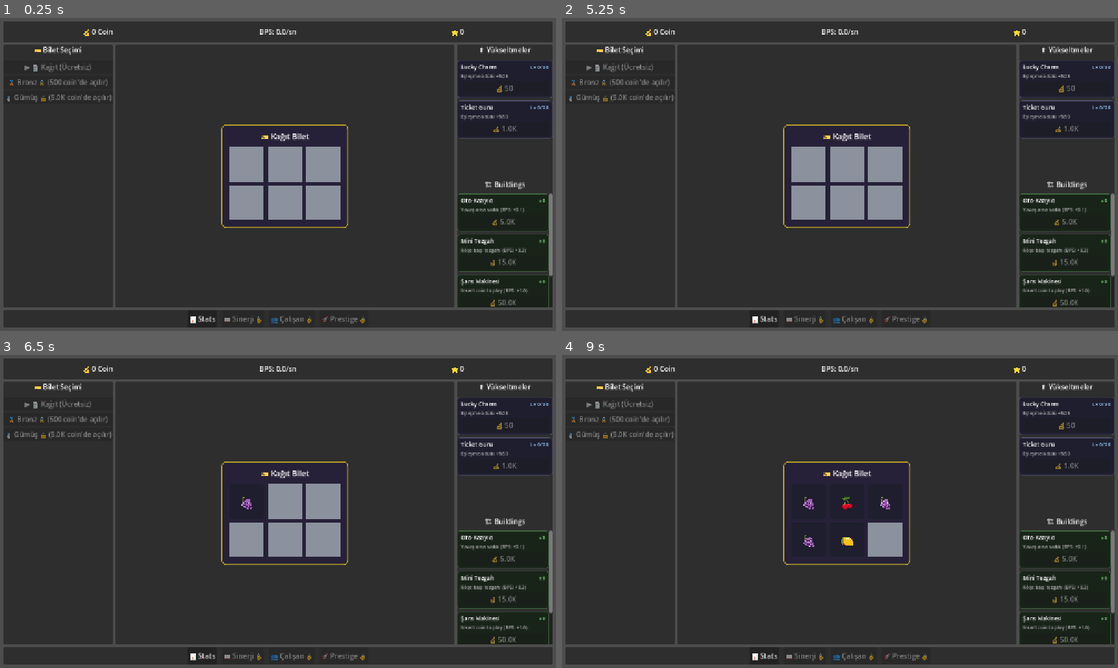
Above: before the commit, frames 1-4 (two rows, left to right).
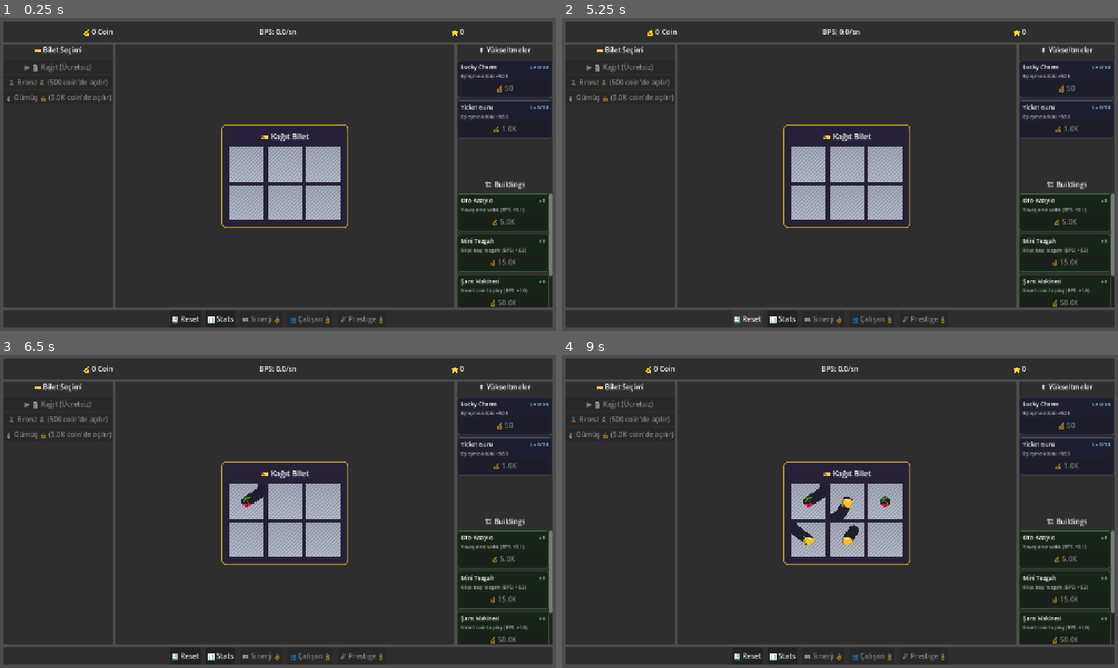
Above: after the commit, the same moments.

Repository: BYGGOLDENSTONE/scratch-and-rise
Game: Godot game, scene res://scenes/main/Main.tscn
Two runs of this game, one before a commit and one after it. Both use one fixed random seed, a clock stepped at 60 frames per second and the inputs below.
Inputs (mouse positions are in pixels of both pictures, inside the frame that each line leads up to):
- Up to frame 1 (0.25 s): no input
- Up to frame 2 (5.25 s): click "📊 Stats" at 0.5 s; click "Kapat" at 1.25 s; click "📊 Stats" at 2 s; click "Kapat" at 2.75 s; click "📊 Stats" at 3.5 s; click "Kapat" at 4.25 s; click (745, 318) at 5 s, where only the run after the commit has a clickable "🔄 Reset"
- Up to frame 3 (6.5 s): drag from (244, 502) to (333, 442) at 5.77 s
- Up to frame 4 (9 s): drag from (845, 502) to (812, 574) at 6.52 s; move the mouse to (884, 502) at 7.27 s; click (884, 502) at 7.42 s; drag from (806, 539) to (673, 464) at 8.02 s; drag from (845, 539) to (867, 511) at 8.77 s

The runs differ from the first frame. In frame 1, 2.5% of the frame differs, in the area x 31-69%, y 41-98%; in frame 2, 2.6%; in frame 3, 2.7%; in frame 4, 3.8%.

Commit message:
[R5] Kazıma shader'ı: mask tabanlı gerçekçi kazıma sistemi
Image mask + shader ile kademeli kazıma. Mouse hover yeterli,
simge baştan görünür, %65 eşikte fade-out. Reset butonu açıldı.

Co-Authored-By: Claude Opus 4.6 <noreply@anthropic.com>

Diff:
--- /dev/null
+++ b/assets/shaders/scratch_mask.gdshader
@@ -0,0 +1,24 @@
+shader_type canvas_item;
+
+uniform sampler2D mask_texture : filter_nearest;
+uniform vec4 cover_color : source_color = vec4(0.55, 0.57, 0.62, 1.0);
+uniform float metallic_strength : hint_range(0.0, 1.0) = 0.3;
+uniform float fade_alpha : hint_range(0.0, 1.0) = 1.0;
+
+void fragment() {
+	float mask_val = texture(mask_texture, UV).r;
+
+	// Metalik çizgi efekti — kaplama yüzeyine parlaklık ekler
+	float stripe = sin((UV.x + UV.y) * 60.0) * 0.5 + 0.5;
+	float metallic = mix(1.0, 1.0 + metallic_strength * stripe, mask_val);
+
+	// Hafif gradyan parlaklık
+	float gradient = mix(0.95, 1.05, UV.y);
+
+	vec3 col = cover_color.rgb * metallic * gradient;
+
+	// Kenar yumuşatma — mask geçiş bölgesini smooth yap
+	float alpha = smoothstep(0.0, 0.15, mask_val) * fade_alpha;
+
+	COLOR = vec4(col, alpha);
+}
--- a/project.godot
+++ b/project.godot
@@ -27,6 +27,10 @@
 window/size/viewport_height=720
 window/stretch/mode="canvas_items"
 
+[input_devices]
+
+pointing/emulate_touch_from_mouse=true
+
 [rendering]
 
 renderer/rendering_method="gl_compatibility"
--- a/scenes/ticket/ScratchArea.tscn
+++ b/scenes/ticket/ScratchArea.tscn
@@ -1,6 +1,7 @@
-[gd_scene load_steps=3 format=3]
+[gd_scene load_steps=5 format=3]
 
 [ext_resource type="Script" path="res://scripts/ticket/scratch_area.gd" id="1"]
+[ext_resource type="Shader" path="res://assets/shaders/scratch_mask.gdshader" id="2"]
 
 [sub_resource type="StyleBoxFlat" id="area_bg"]
 bg_color = Color(0.12, 0.12, 0.18, 1)
@@ -8,6 +9,13 @@
 corner_radius_top_right = 6
 corner_radius_bottom_right = 6
 corner_radius_bottom_left = 6
+
+[sub_resource type="ShaderMaterial" id="cover_mat"]
+resource_local_to_scene = true
+shader = ExtResource("2")
+shader_parameter/cover_color = Color(0.55, 0.57, 0.62, 1)
+shader_parameter/metallic_strength = 0.3
+shader_parameter/fade_alpha = 1.0
 
 [node name="ScratchArea" type="Panel"]
 script = ExtResource("1")
@@ -21,14 +29,14 @@
 anchor_bottom = 1.0
 horizontal_alignment = 1
 vertical_alignment = 1
-visible = false
 mouse_filter = 2
 theme_override_font_sizes/font_size = 32
 
-[node name="Cover" type="ColorRect" parent="."]
+[node name="CoverRect" type="ColorRect" parent="."]
 layout_mode = 1
 anchors_preset = 15
 anchor_right = 1.0
 anchor_bottom = 1.0
 mouse_filter = 2
 color = Color(0.55, 0.57, 0.62, 1)
+material = SubResource("cover_mat")
--- a/scripts/main.gd
+++ b/scripts/main.gd
@@ -53,7 +53,7 @@
 
 	# Dev butonlarını gizle (debug için .tscn'den visible açılabilir)
 	dev_add_btn.visible = false
-	reset_btn.visible = false
+	reset_btn.visible = true
 
 	SaveManager.load_game()
 	_update_all_ui()
--- a/scripts/ticket/scratch_area.gd
+++ b/scripts/ticket/scratch_area.gd
@@ -1,15 +1,27 @@
 extends Panel
 
-## Tek bir kazıma alanı. Tıkla veya sürükle → sembol açılır.
+## Tek bir kazıma alanı. Mouse/parmak gezdirerek kazı → sembol parça parça görünür.
 
 signal area_scratched(area_index: int, symbol: String)
+
+const SCRATCH_RADIUS := 12
+const REVEAL_THRESHOLD := 0.65
+const LINE_STEP := 3.0
+const MASK_SIZE := 80
 
 var symbol: String = ""
 var area_index: int = 0
 var is_scratched: bool = false
 
+var _mask_image: Image
+var _mask_texture: ImageTexture
+var _total_pixels: int = 0
+var _cleared_pixels: int = 0
+var _last_scratch_pos: Vector2 = Vector2(-1, -1)
+var _revealed: bool = false
+
 @onready var _symbol_label: Label = $SymbolLabel
-@onready var _cover: ColorRect = $Cover
+@onready var _cover_rect: ColorRect = $CoverRect
 
 
 func setup(index: int, symbol_id: String, emoji: String) -> void:
@@ -18,31 +30,175 @@
 	_symbol_label.text = emoji
 
 
+func _ready() -> void:
+	# Simge baştan görünür — kapak shader'ı üstünü örter
+	_symbol_label.visible = true
+
+	# 80x80 beyaz mask oluştur (beyaz = kapalı, siyah = açık)
+	_mask_image = Image.create(MASK_SIZE, MASK_SIZE, false, Image.FORMAT_L8)
+	_mask_image.fill(Color.WHITE)
+	_total_pixels = MASK_SIZE * MASK_SIZE
+	_cleared_pixels = 0
+
+	_mask_texture = ImageTexture.create_from_image(_mask_image)
+
+	# Shader material'e mask texture'ı ata
+	var mat: ShaderMaterial = _cover_rect.material as ShaderMaterial
+	if mat:
+		mat.set_shader_parameter("mask_texture", _mask_texture)
+
+
 func _gui_input(event: InputEvent) -> void:
 	if is_scratched:
 		return
-	if event is InputEventMouseButton:
-		if event.pressed and event.button_index == MOUSE_BUTTON_LEFT:
-			scratch()
-	elif event is InputEventMouseMotion:
-		if Input.is_mouse_button_pressed(MOUSE_BUTTON_LEFT):
-			scratch()
-
-
-## Normal kazıma — sinyal gönderir
-func scratch() -> void:
-	if is_scratched:
-		return
+
+	# --- Mouse: basılı tutmaya gerek yok, üzerinden geçmek yeterli ---
+	if event is InputEventMouseMotion:
+		var pos := _to_mask_pos(event.position)
+		if _last_scratch_pos.x >= 0:
+			_scratch_line(_last_scratch_pos, pos)
+		else:
+			_scratch_at(pos)
+		_last_scratch_pos = pos
+
+	# --- Dokunmatik ---
+	elif event is InputEventScreenTouch:
+		if event.pressed:
+			var pos := _to_mask_pos(event.position)
+			_scratch_at(pos)
+			_last_scratch_pos = pos
+		else:
+			_last_scratch_pos = Vector2(-1, -1)
+
+	elif event is InputEventScreenDrag:
+		var pos := _to_mask_pos(event.position)
+		if _last_scratch_pos.x >= 0:
+			_scratch_line(_last_scratch_pos, pos)
+		else:
+			_scratch_at(pos)
+		_last_scratch_pos = pos
+
+
+func _mouse_exit_area() -> void:
+	_last_scratch_pos = Vector2(-1, -1)
+
+
+func _notification(what: int) -> void:
+	if what == NOTIFICATION_MOUSE_EXIT:
+		_mouse_exit_area()
+
+
+## Pozisyonu panel koordinatından mask koordinatına çevir
+func _to_mask_pos(local_pos: Vector2) -> Vector2:
+	var s := size
+	return Vector2(
+		clampf(local_pos.x / s.x * MASK_SIZE, 0, MASK_SIZE - 1),
+		clampf(local_pos.y / s.y * MASK_SIZE, 0, MASK_SIZE - 1)
+	)
+
+
+## Tek noktada daire çizerek pikselleri sil
+func _scratch_at(center: Vector2) -> void:
+	if _revealed:
+		return
+	var cx := int(center.x)
+	var cy := int(center.y)
+	var r := SCRATCH_RADIUS
+
+	for y in range(maxi(cy - r, 0), mini(cy + r + 1, MASK_SIZE)):
+		for x in range(maxi(cx - r, 0), mini(cx + r + 1, MASK_SIZE)):
+			var dx := x - cx
+			var dy := y - cy
+			if dx * dx + dy * dy <= r * r:
+				var current := _mask_image.get_pixel(x, y)
+				if current.r > 0.5:
+					_mask_image.set_pixel(x, y, Color.BLACK)
+					_cleared_pixels += 1
+
+	_update_mask_texture()
+	_check_threshold()
+
+
+## İki nokta arası interpolasyonla kesintisiz çizgi
+func _scratch_line(from: Vector2, to: Vector2) -> void:
+	var dist := from.distance_to(to)
+	if dist < 0.1:
+		_scratch_at(to)
+		return
+
+	var steps := int(ceil(dist / LINE_STEP))
+	for i in range(steps + 1):
+		var t := float(i) / float(steps)
+		var pos := from.lerp(to, t)
+		_scratch_at(pos)
+
+
+## Mask texture'ı güncelle
+func _update_mask_texture() -> void:
+	_mask_texture.update(_mask_image)
+
+
+## Eşik kontrolü — %65 kazındıysa açılmış say
+func _check_threshold() -> void:
+	if _revealed:
+		return
+	var ratio := float(_cleared_pixels) / float(_total_pixels)
+	if ratio >= REVEAL_THRESHOLD:
+		_reveal()
+
+
+## Alan açıldı — kalan kaplama fade-out
+func _reveal() -> void:
+	_revealed = true
 	is_scratched = true
-	_cover.visible = false
-	_symbol_label.visible = true
+
+	# Kalan kaplama fade-out animasyonu
+	var tween := create_tween()
+	var mat: ShaderMaterial = _cover_rect.material as ShaderMaterial
+	if mat:
+		tween.tween_method(_set_fade_alpha, 1.0, 0.0, 0.3)
+	tween.tween_callback(_on_fade_complete)
+
 	area_scratched.emit(area_index, symbol)
 
 
-## Sessiz kazıma — scratch_power ek alanları için (sinyal yok)
+func _set_fade_alpha(value: float) -> void:
+	var mat: ShaderMaterial = _cover_rect.material as ShaderMaterial
+	if mat:
+		mat.set_shader_parameter("fade_alpha", value)
+
+
+func _on_fade_complete() -> void:
+	_cover_rect.visible = false
+
+
+## Sessiz kazıma — scratch_power ek alanları için (sinyal yok, animasyonlu)
 func scratch_silent() -> void:
 	if is_scratched:
 		return
 	is_scratched = true
-	_cover.visible = false
-	_symbol_label.visible = true
+	_revealed = true
+
+	# Mask'ı tamamen temizle
+	_mask_image.fill(Color.BLACK)
+	_cleared_pixels = _total_pixels
+	_update_mask_texture()
+
+	# Kaplama fade-out animasyonu
+	var tween := create_tween()
+	var mat: ShaderMaterial = _cover_rect.material as ShaderMaterial
+	if mat:
+		tween.tween_method(_set_fade_alpha, 1.0, 0.0, 0.3)
+	tween.tween_callback(_on_fade_complete)
+
+
+## Anında tam kazıma (animasyonsuz)
+func scratch_instant() -> void:
+	if is_scratched:
+		return
+	is_scratched = true
+	_revealed = true
+	_mask_image.fill(Color.BLACK)
+	_cleared_pixels = _total_pixels
+	_update_mask_texture()
+	_cover_rect.visible = false
Not shown, added: assets/shaders/scratch_mask.gdshader.uid
Not shown, added: scripts/systems/building_data.gd.uid
Not shown, added: scripts/systems/match_system.gd.uid
Not shown, added: scripts/systems/upgrade_data.gd.uid
Not shown, added: scripts/ui/building_button.gd.uid
Not shown, added: scripts/ui/match_result.gd.uid
Not shown, added: scripts/ui/offline_popup.gd.uid
Not shown, added: scripts/ui/stats_popup.gd.uid
Not shown, added: scripts/ui/upgrade_button.gd.uid
Not shown, changed: CLAUDE.md
